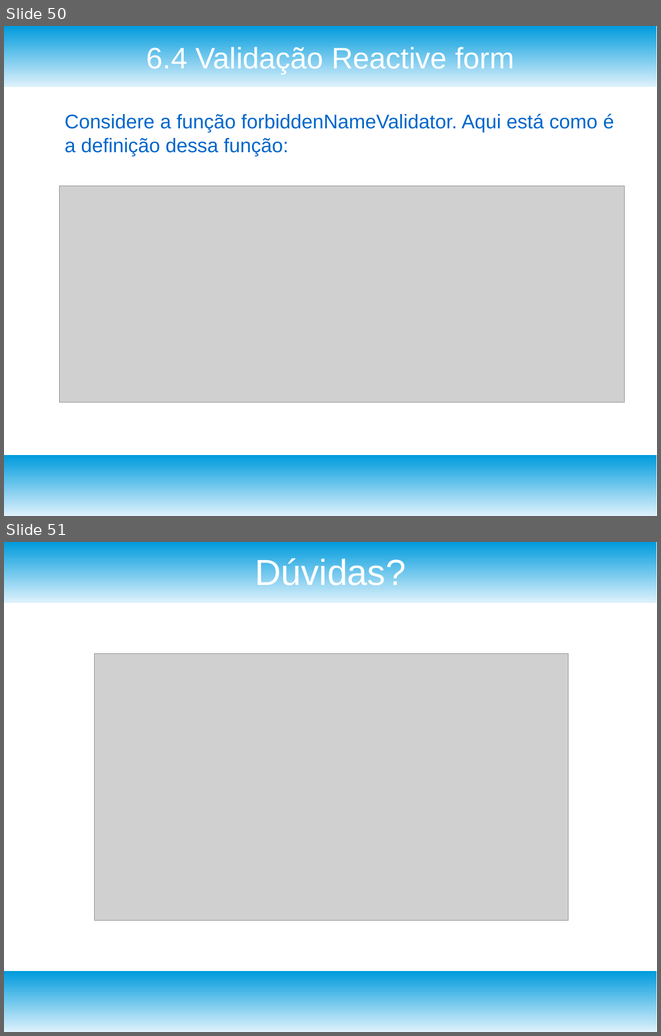
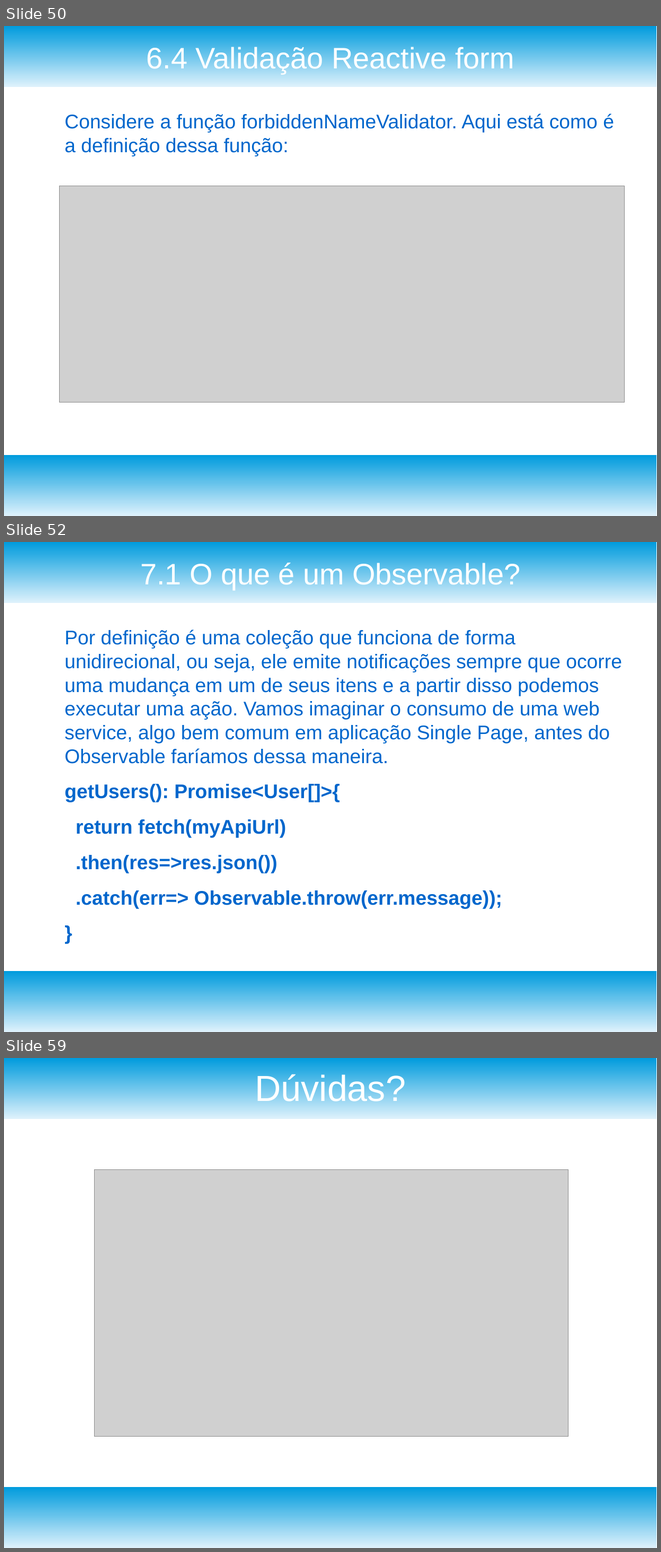
Before and after one commit to josivanribeiro/treinamentoangular, a slide deck: TreinamentoAngular_Aula_3.odp. Shown one above the other, each under a label of ours: slides 50 and 51 before the commit, slides 50, 52 and 59 after it; the slides between them are not shown. The pictures are 661x1036 and 661x1552 pixels, drawn with LibreOffice and Linux fonts; fonts in the diff are those of the drawing; grey boxes stand for pictures. Boxes give left, top, right and bottom in pixels: in the first picture for what was removed or moved away, otherwise in the second. Text is boxed around its words. In the diff, an @@ line names an element or a change of style, - is before the commit and + after.

Commit message:
Adicionado conteudo sobre observables

```diff
--- a/TreinamentoAngular_Aula_3.odp
+++ b/TreinamentoAngular_Aula_3.odp
@@ slide 52 added at [4,542,657,1032], background #FFFFFF; not listed: 2 template elements that a slide beside it also shows @@
@@ title added at [140,561,520,590], 36 pt, text #FFFFFF @@
+7.1 O que é um Observable?
@@ text added at [64,629,622,908], 24 pt, text #0066CC @@
+Por definição é uma coleção que funciona de forma unidirecional, ou seja, ele emite notificações sempre que ocorre uma mudança em um de seus itens e a partir disso podemos executar uma ação. Vamos imaginar o consumo de uma web service, algo bem comum em aplicação Single Page, antes do Observable faríamos dessa maneira.
+getUsers(): Promise<User[]>{
+return fetch(myApiUrl)
+.then(res=>res.json())
+.catch(err=> Observable.throw(err.message));
+}
@@ what was slide 51 is now slide 59 @@
```
Also in this commit, not shown: 1 slide changed, 7 other slides added.
